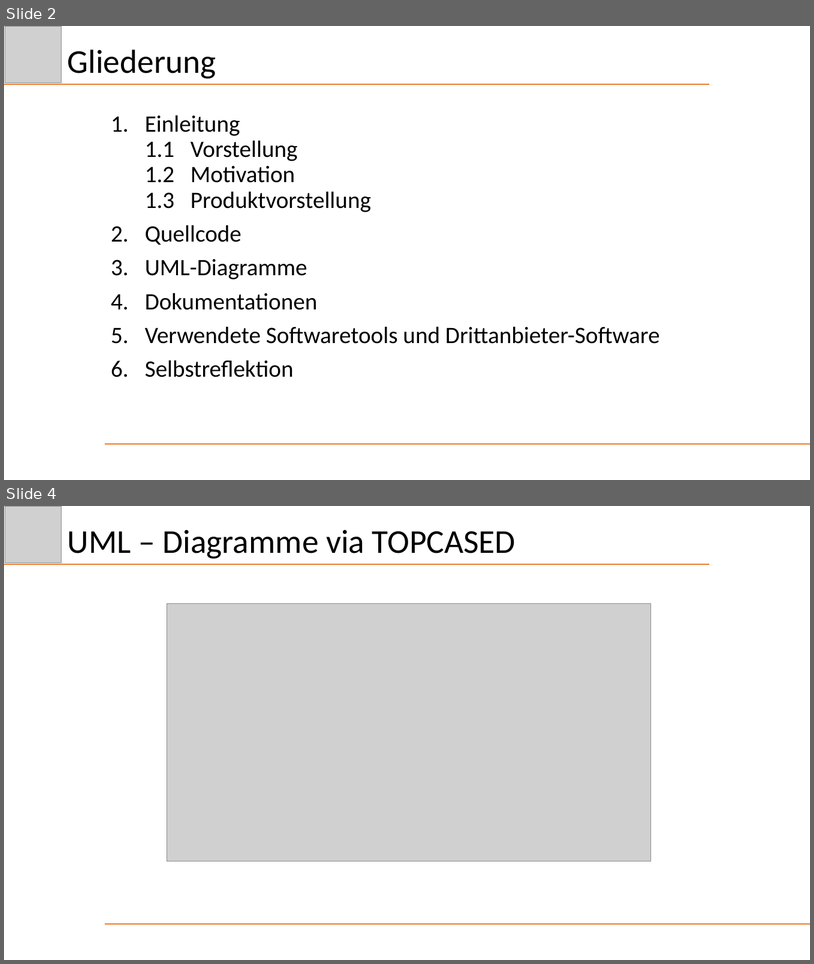
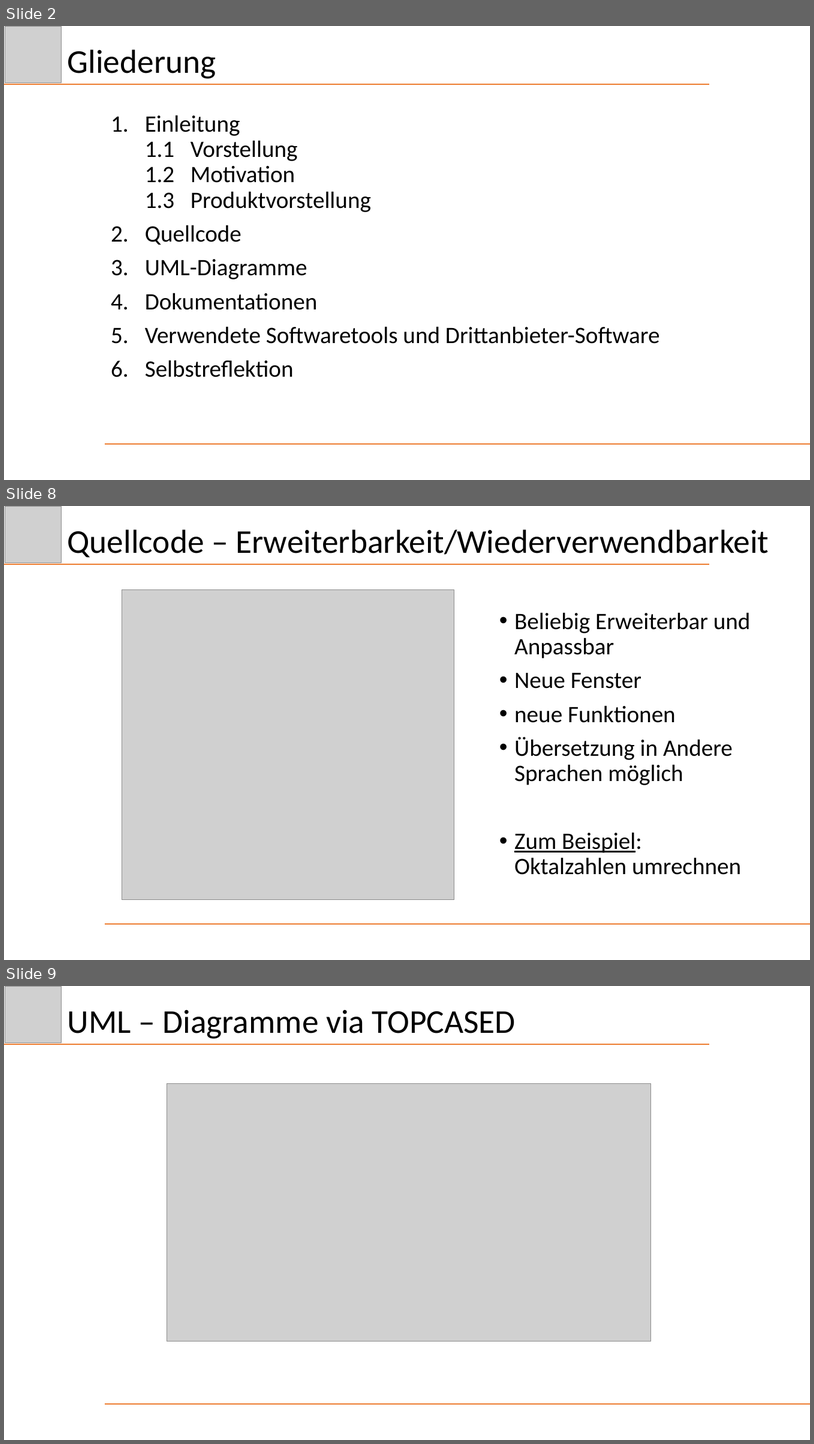
Before and after one commit to Schnitzel128/sejava, a slide deck: Präsentation/DezHex.pptx. Shown one above the other, each under a label of ours: slides 2 and 4 before the commit, slides 2, 8 and 9 after it; the slides between them are not shown. The pictures are 814x964 and 814x1444 pixels, drawn with LibreOffice and Linux fonts; fonts in the diff are those of the drawing; grey boxes stand for pictures. Boxes give left, top, right and bottom in pixels: in the first picture for what was removed or moved away, otherwise in the second. Text is boxed around its words. In the diff, an @@ line names an element or a change of style, - is before the commit and + after.

Commit message:
Update Präsentation & Rechnung
Folien vom Quellcode Hinzugefügt.
Rechnungsstellung überarbeitet, damit alles in einem Block liegt.

```diff
--- a/Präsentation/DezHex.pptx
+++ b/Präsentation/DezHex.pptx
@@ slide 8 added at box(4, 506, 810, 960), background #FFFFFF @@
@@ picture added at box(5, 506, 62, 562) @@
@@ title added at box(68, 529, 769, 558), 39.6 pt, text #000000 @@
+Quellcode – Erweiterbarkeit/Wiederverwendbarkeit
@@ line added from (4, 564) to (710, 564), #ED7D31 1.5 pt @@
@@ picture added at box(122, 589, 454, 899) @@
@@ text added at box(515, 612, 751, 874), 28 pt, text #000000 @@
+• Beliebig Erweiterbar und Anpassbar
+• Neue Fenster
+• neue Funktionen
+• Übersetzung in Andere Sprachen möglich
+• Zum Beispiel: Oktalzahlen umrechnen
@@ line added from (105, 924) to (810, 924), #ED7D31 1.5 pt @@
@@ what was slide 4 is now slide 9 @@
```
Also in this commit, not shown: 5 other slides added, 1 slide removed, 4 other files.
